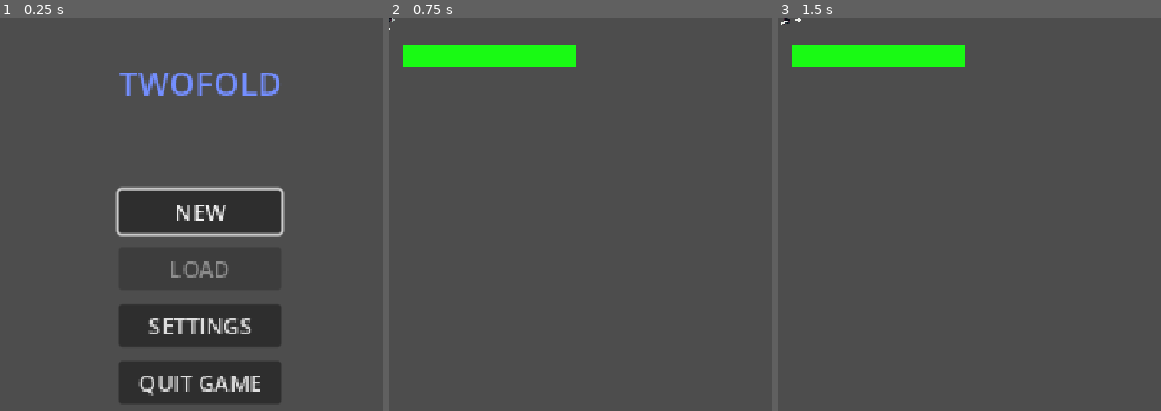
Above: before the commit, frames 1-3 (left to right).
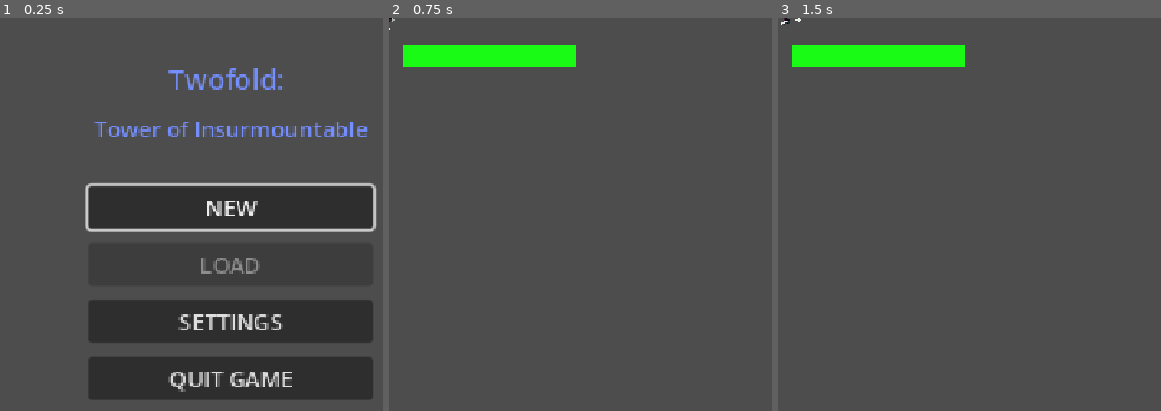
Above: after the commit, the same moments.

Repository: PisangRebus-cmyk/LELE-ZERO-PROJECT
Game: Godot game, scene res://Scene/StartMenu.tscn
The game is run twice, just before and just after one commit, with the same random seed, the same clock (stepped at 60 frames per second) and the same inputs.
Inputs (mouse positions are in pixels of both pictures, inside the frame that each line leads up to):
- Up to frame 1 (0.25 s): no input
- Up to frame 2 (0.75 s): click "NEW" at 0.5 s
- Up to frame 3 (1.5 s): tap Enter at 1.25 s; move the mouse to (outside the picture) at 1.27 s; hold D (walk_right) from 1.28 s (still down); click (outside the picture) at 1.35 s

The runs differ from the first frame. In frame 1, 20% of the frame differs, in the area x 22-99%, y 12-98%; in frame 2, nothing differs; in frame 3, nothing differs.

Commit message:
tes

Diff:
--- /dev/null
+++ b/lele-zero-sigma/Scene/Player2.tscn
@@ -0,0 +1,23 @@
+[gd_scene format=3 uid="uid://chpl0isksyaxt"]
+
+[ext_resource type="Script" path="res://Script/player2.gd" id="1_mjxxk"]
+[ext_resource type="Texture2D" path="res://Assets/Sprites/FuturePrincess_3.png" id="2_eyttc"]
+
+[sub_resource type="CapsuleShape2D" id="CapsuleShape2D_g3ar4"]
+radius = 1.6957312
+
+[sub_resource type="SpriteFrames" id="SpriteFrames_fwuf6"]
+
+[node name="Player2" type="CharacterBody2D" unique_id=1063273838]
+script = ExtResource("1_mjxxk")
+
+[node name="CollisionShape2D" type="CollisionShape2D" parent="." unique_id=995423570]
+position = Vector2(0, 18.999998)
+scale = Vector2(-6.179325, 0.8061403)
+shape = SubResource("CapsuleShape2D_g3ar4")
+
+[node name="AnimatedSprite2D" type="AnimatedSprite2D" parent="." unique_id=1798320079]
+sprite_frames = SubResource("SpriteFrames_fwuf6")
+
+[node name="Sprite2D" type="Sprite2D" parent="." unique_id=2141952106]
+texture = ExtResource("2_eyttc")
--- a/lele-zero-sigma/Scene/StartMenu.tscn
+++ b/lele-zero-sigma/Scene/StartMenu.tscn
@@ -30,13 +30,21 @@
 [node name="Judul" type="Label" parent="VBoxContainer" unique_id=1732070114]
 layout_mode = 2
 theme_override_colors/font_color = Color(0.45643628, 0.5586505, 1.9312416, 1)
-theme_override_font_sizes/font_size = 24
-text = "TWOFOLD"
+theme_override_font_sizes/font_size = 20
+text = "Twofold: "
+horizontal_alignment = 1
+vertical_alignment = 1
+
+[node name="Judul2" type="Label" parent="VBoxContainer" unique_id=1569998384]
+layout_mode = 2
+theme_override_colors/font_color = Color(0.45643628, 0.5586505, 1.9312416, 1)
+theme_override_font_sizes/font_size = 16
+text = " Tower of Insurmountable "
 horizontal_alignment = 1
 vertical_alignment = 1
 
 [node name="spasi" type="Control" parent="VBoxContainer" unique_id=1910887528]
-custom_minimum_size = Vector2(0, 40)
+custom_minimum_size = Vector2(0, 10)
 layout_mode = 2
 
 [node name="NewButton" type="Button" parent="VBoxContainer" unique_id=1731455861]
@@ -53,10 +61,10 @@
 
 [node name="VBoxContainer" type="VBoxContainer" parent="VBoxContainer/SettingButton" unique_id=1881262345]
 layout_mode = 0
-offset_left = 185.5
-offset_top = -98.5
-offset_right = 356.5
-offset_bottom = -16.5
+offset_left = 266.5
+offset_top = -117.5
+offset_right = 437.5
+offset_bottom = 7.5
 
 [node name="Volume Musik" type="Label" parent="VBoxContainer/SettingButton/VBoxContainer" unique_id=1155852151]
 layout_mode = 2
@@ -85,10 +93,10 @@
 [node name="redup" type="ColorRect" parent="VBoxContainer/SettingButton" unique_id=1724114682]
 z_index = -1
 layout_mode = 0
-offset_left = 173.5
-offset_top = -105.5
-offset_right = 373.5
-offset_bottom = 94.5
+offset_left = 255.0
+offset_top = -119.5
+offset_right = 455.0
+offset_bottom = 80.5
 mouse_filter = 2
 color = Color(0.0033547431, 0.007517425, 0.00060854293, 0.49803922)
 
